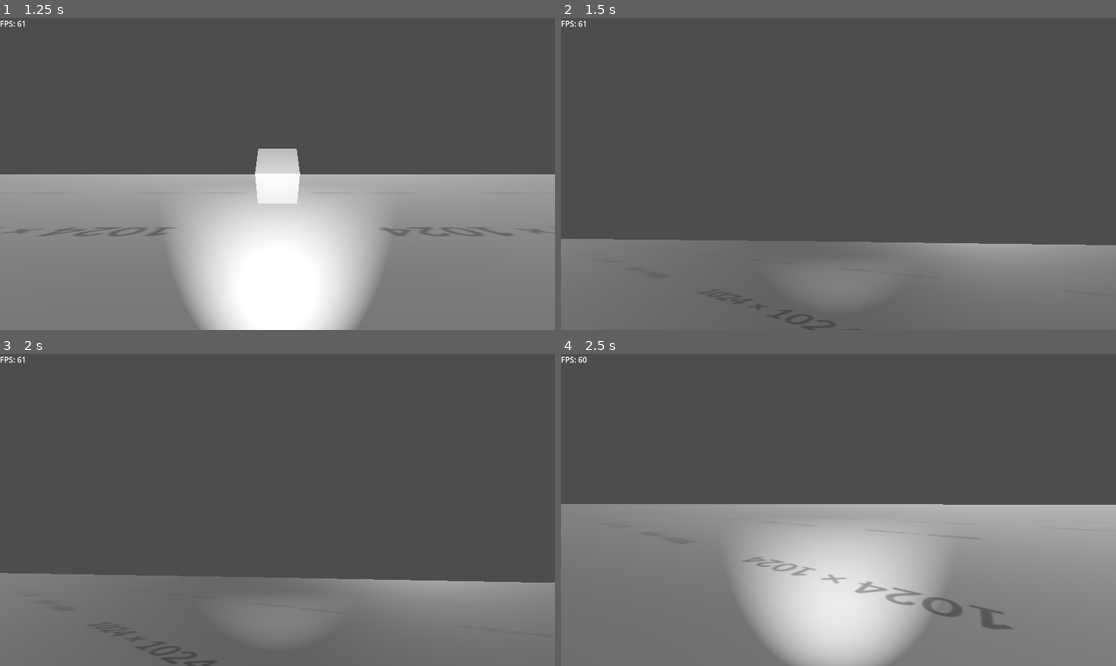
Above: before the commit, frames 1-4 (two rows, left to right).
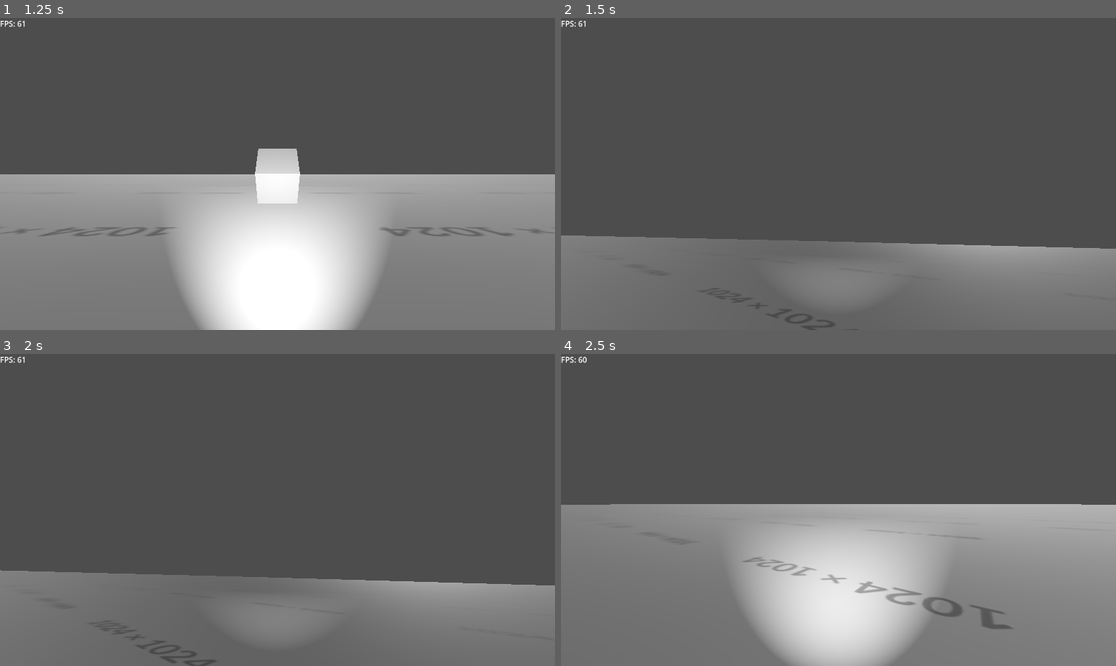
Above: after the commit, the same moments.

Repository: EpiclyRaspberry/Dodge-Onix-3D-Remaster
Game: Godot game, scene res://startemenu.tscn
The game is run twice, just before and just after one commit, with the same random seed, the same clock (stepped at 60 frames per second) and the same inputs.
Inputs (mouse positions are in pixels of both pictures, inside the frame that each line leads up to):
- Up to frame 1 (1.25 s): click "start" at 0.5 s
- Up to frame 2 (1.5 s): tap Enter (ui_accept) at 1.25 s; move the mouse to (960, 158) at 1.27 s; hold D (right) from 1.28 s (still down); hold Ctrl (crouch) from 1.28 s (still down)
- Up to frame 3 (2 s): keep holding D (right); keep holding Ctrl (crouch); tap Enter (ui_accept) at 1.52 s
- Up to frame 4 (2.5 s): move the mouse to (810, 510) at 2.02 s; release D (right) at 2.03 s; release Ctrl (crouch) at 2.03 s; hold W (forward) from 2.03 s (still down); tap Ctrl (crouch) at 2.1 s; tap Enter (ui_accept) at 2.27 s

Frame 1 is identical in both runs. In frame 2, 0.6% of the frame differs, in the area x 0-100%, y 69-93%; in frame 3, 0.5%; in frame 4, less than 0.1%.

Commit message:
fixed someething

Diff:
--- a/internal/telemetry.gd
+++ b/internal/telemetry.gd
@@ -21,11 +21,13 @@
 	$HTTPRequest2.request('http://127.0.0.1:8000/telemetry/?hwid={hwid}&fps={fps}&gdver={godotversion}&platform={platform}'.format({"hwid": hwid, "fps": fps, "godotversion": godotversion, "platform": platform}), headers, HTTPClient.METHOD_POST)
 
 func _ready():
-	requestserver(OS.get_unique_id(), avgframe, get_godotversion(), OS.get_name())
+	pass
+	#requestserver(OS.get_unique_id(), avgframe, get_godotversion(), OS.get_name())
 
 func _on_timer_timeout():
-	frametime.clear()
-	requestserver(OS.get_unique_id(), avgframe, get_godotversion(), OS.get_name())
+	pass
+	#frametime.clear()
+	#requestserver(OS.get_unique_id(), avgframe, get_godotversion(), OS.get_name())
 
 func _on_getframetime_timeout():
 	frametime.append(Engine.get_frames_per_second())
--- a/player.gd
+++ b/player.gd
@@ -22,7 +22,7 @@
 #const ZTILTSMOOTHNESS = 20
 #var ztiltlist1 = []
 
-var cameratilt_speed = 5
+var cameratilt_speed = 10
 
 func _ready():
 	pass
@@ -76,7 +76,7 @@
 	input_dir = Input.get_vector("left", "right", "forward", "back")
 	direction = (neck.transform.basis * Vector3(input_dir.x, 0, input_dir.y)).normalized()
 
-	neck.rotation.z = lerp(neck.rotation.z, deg_to_rad(clamp(input_dir.x, -5, 5)), delta * cameratilt_speed)
+	neck.rotation.z = lerp(neck.rotation.z, deg_to_rad(clamp(input_dir.x * 1.5, -5, 5)), delta * cameratilt_speed)
 
 	#if neckie < 1 and neckie > -1:
 	#	neckie += input_dir.x / 10
@@ -106,7 +106,8 @@
 			velocity.x = velocity.x/1.05
 			velocity.z = velocity.z/1.05
 
-		ACCERATION = 0
+		if ACCERATION > 0:
+			ACCERATION -= 0.05
 #		var vec = rotate_vec(Vector2(ACCERATION,0),neck.rotation_degrees.y)
 #		print(vec)
 #		velocity = velocity - Vector3(-vec.x,0,-vec.y)
--- a/project.godot
+++ b/project.godot
@@ -19,6 +19,10 @@
 [autoload]
 
 Telemetry="*res://internal/telemetry.tscn"
+
+[display]
+
+window/vsync/vsync_mode=0
 
 [filesystem]
 
